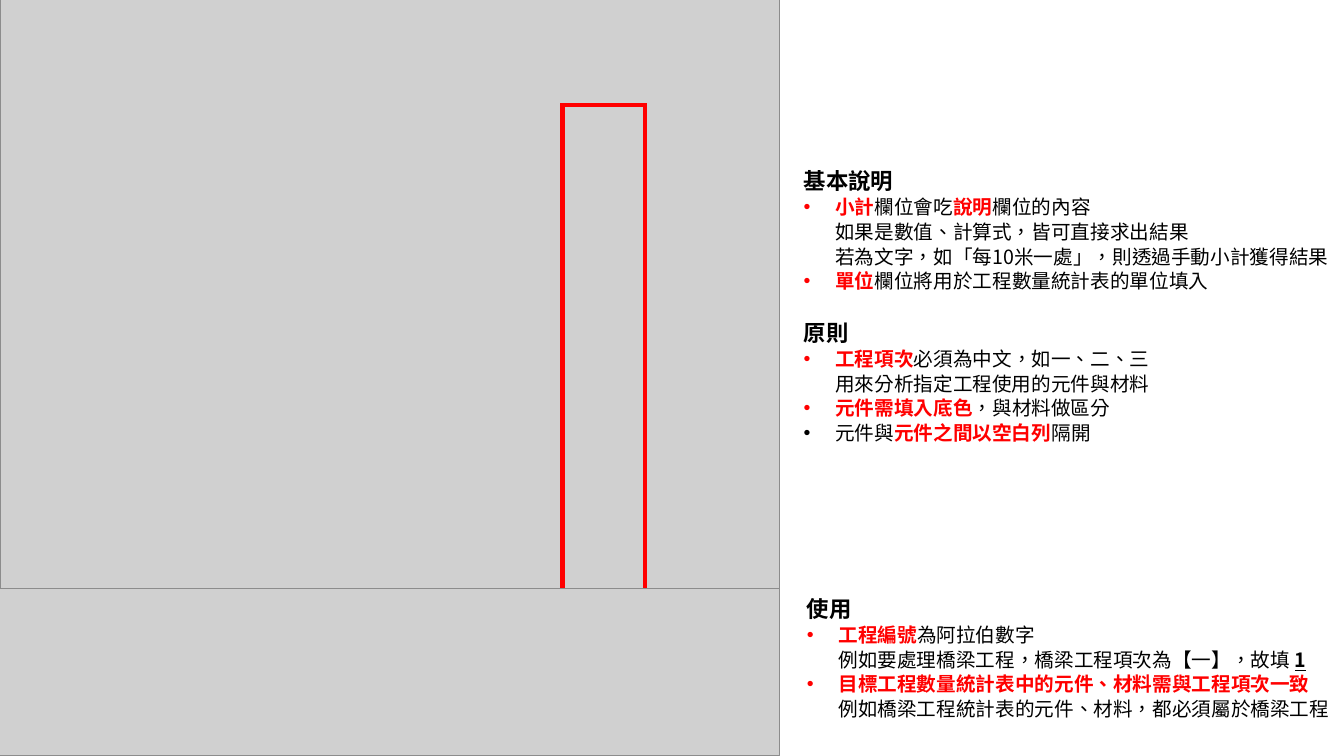
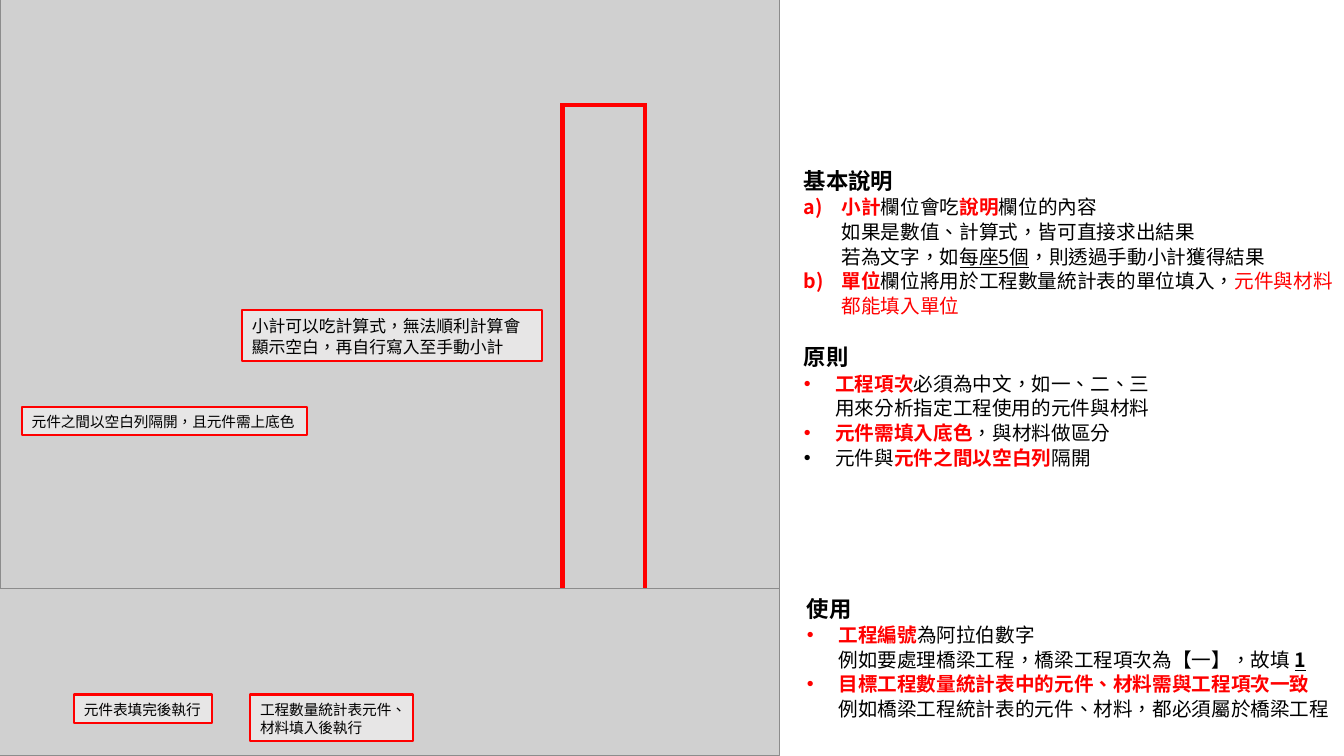
Before and after one commit to KTingLee/civilTools, a slide deck: slide 1 of quantityCalculator/數量計算表改善說明.pptx. Drawn at 1344x756 pixels with LibreOffice and Linux fonts; fonts in the diff are those of the drawing; grey boxes stand for pictures. Boxes give left, top, right and bottom in pixels: in the first picture for what was removed or moved away, otherwise in the second. Text is boxed around its words. In the diff, an @@ line names an element or a change of style, - is before the commit and + after.

Commit message:
feat(calQuantity_Case2): 補充數量表操作說明ppt

```diff
--- a/quantityCalculator/數量計算表改善說明.pptx
+++ b/quantityCalculator/數量計算表改善說明.pptx
@@ text at (842, 197, 1333, 315): text changed @@
-• 小計欄位會吃說明欄位的內容
-  如果是數值、計算式，皆可直接求出結果
-  若為文字，如「每10米一處」，則透過手動小計獲得結果
-• 單位欄位將用於工程數量統計表的單位填入
+a) 小計欄位會吃說明欄位的內容
+   如果是數值、計算式，皆可直接求出結果
+   若為文字，如每座5個，則透過手動小計獲得結果
+b) 單位欄位將用於工程數量統計表的單位填入，元件與材料都能填入單位
@@ group added at (22, 310, 542, 741): 4 rectangles @@
+小計可以吃計算式，無法順利計算會顯示空白，再自行寫入至手動小計
+元件之間以空白列隔開，且元件需上底色
+元件表填完後執行
+工程數量統計表元件、材料填入後執行
```
Also in this commit, not shown: 2 slides added, 1 slide removed.
